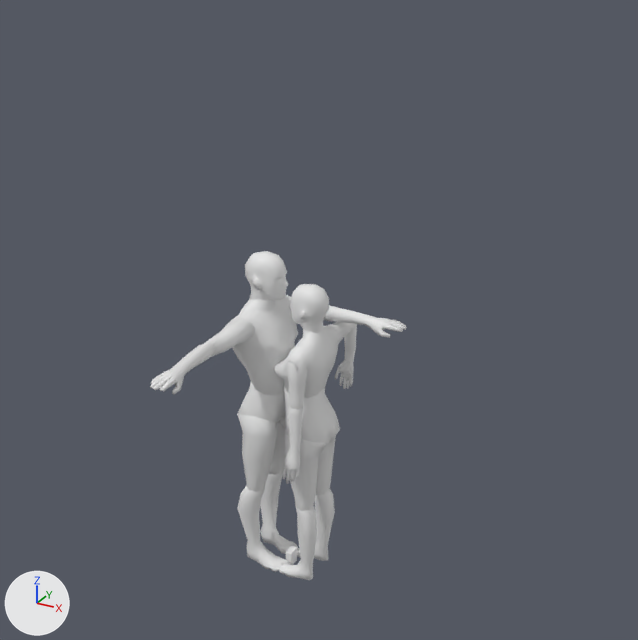
An edit to the Blender file Documents/standing_reference.blend, drawn before and after from the same camera.
Camera for both pictures: a 50 mm lens placed at (18.9, -31.7, 29.7), pointed at (1.5, 0.0, 13.9). Lighting does not change. The marker at lower left points along +X, +Y and +Z.

The first picture shows 'center', 'p1_head', 'p1_l_body', 'p1_left_l_arm', 'p1_left_u_arm', 'p1_right_arm', 'p1_right_l_arm', 'p1_right_l_leg', 'p1_right_u_leg', 'p1_u_body', 'p2_head', 'p2_l_body', 'p2_left_l_arm', 'p2_left_u_arm', 'p2_right_l_arm', 'p2_right_l_leg', 'p2_right_l_leg001', 'p2_right_u_arm', 'p2_u_body001'.
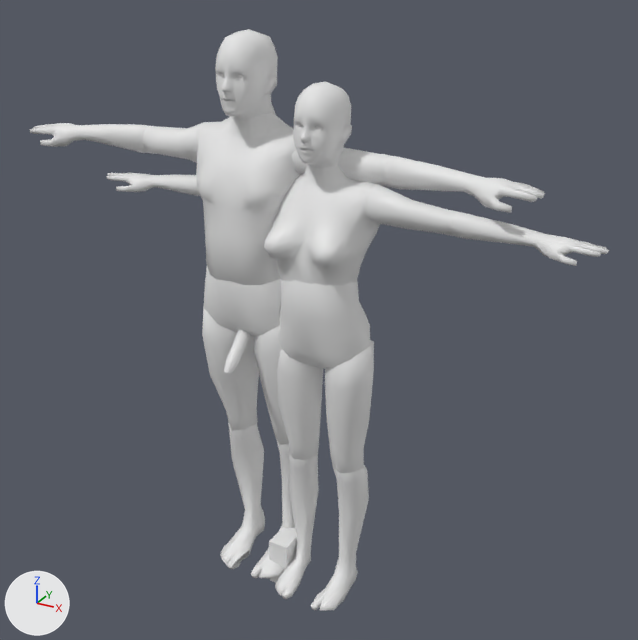
Diff of the bpy script that builds the scene:
```diff
--- a/Documents/standing_reference.blend.py
+++ b/Documents/standing_reference.blend.py
@@ me_centermesh @@
 # used by ob_center; location = (0.0, 0.1, 0.12); scale = (0.0254, 0.0254, 0.0254)
-me_centermesh.from_pydata(...)  # 8 vertices, 12 faces; spans x -13.0..0.0, y -11.4..11.4, z -15.5..15.5
+me_centermesh.from_pydata(...)  # 8 vertices, 6 faces; spans x -26.0..0.0, y -22.8..22.8, z -30.9..30.9
+# me_centermesh part 1: the whole mesh is rebuilt
@@ ob_center @@
 ob_center = bpy.data.objects.new('center', me_centermesh)
-ob_center.location = (0.0, 0.1, 0.12)
-ob_center.scale = (0.0254, 0.0254, 0.0254)
+ob_center.location = (0.11, 0.11, 0.15)
+ob_center.scale = (0.04, 0.04, 0.04)
@@ ob_p2_l_body @@
 ob_p2_l_body.location = (41.42, -1.118, 348.4)
-ob_p2_l_body.rotation_euler = (0.0, 0.0, -1.571)  # degrees (0, 0, -90)
@@ ob_p2_left_u_arm @@
 ob_p2_left_u_arm.location = (100.2, 18.61, 84.08)
-ob_p2_left_u_arm.rotation_euler = (0.0, 1.388, 0.0)  # degrees (0, 80, 0)
@@ ob_p2_right_u_arm @@
 ob_p2_right_u_arm.location = (-13.39, 18.61, 82.78)
-ob_p2_right_u_arm.rotation_euler = (-0.0495, 0.0, 0.0)  # degrees (-2.8, 0, 0)
@@ ob_p2_right_l_arm @@
 ob_p2_right_l_arm.location = (-87.83, -3.927, -7.616)
-ob_p2_right_l_arm.rotation_euler = (0.0, -1.543, 0.0)  # degrees (0, -88, 0)
@@ ob_p2_right_l_leg001 @@
-ob_p2_right_l_leg001 = bpy.data.objects.new('p2_right_l_leg001', me_p2_right_l_leg001mesh)
-ob_p2_right_l_leg001.parent = ob_p2_right_u_leg001
-ob_p2_right_l_leg001.location = (-0.435, 4.877, -151.0)
@@ ob_p1_l_body @@
 ob_p1_l_body.location = (-50.1, -0.265, 364.0)
-ob_p1_l_body.rotation_euler = (0.0, 0.0, 1.571)  # degrees (0, 0, 90)
@@ ob_p1_right_arm @@
 ob_p1_right_arm.location = (-114.3, 23.95, 119.6)
-ob_p1_right_arm.rotation_euler = (0.0189, 0.0293, 0.00434)  # degrees (1.1, 1.7, 0.2)
+ob_p1_right_arm.rotation_euler = (0.0154, 0.0, 0.00546)  # degrees (0.9, 0, 0.3)
@@ ob_p1_left_u_arm @@
 ob_p1_left_u_arm.location = (18.56, 23.95, 119.6)
-ob_p1_left_u_arm.rotation_euler = (0.0, 0.0, -1.444)  # degrees (0, 0, -83)
```

Boxes [x1, y1, x2, y2] around the edits, measured in the pictures (638 x 640 px):
'p1_u_body', moved, rescaled, turned
    before: [232, 296, 298, 396]
    after: [196, 113, 300, 285]
'p2_u_body001', moved, rescaled, turned
    before: [274, 326, 338, 398]
    after: [264, 150, 380, 286]
'p2_l_body', moved, rescaled, turned
    before: [284, 387, 340, 444]
    after: [278, 280, 370, 369]
'p1_head', moved, rescaled, turned
    before: [245, 251, 288, 300]
    after: [215, 29, 278, 119]
'p1_right_u_leg', moved, rescaled, turned
    before: [237, 414, 277, 492]
    after: [202, 308, 259, 431]
'p2_head', moved, rescaled, turned
    before: [290, 284, 329, 333]
    after: [293, 82, 352, 169]
'p1_left_l_arm', moved, rescaled, turned
    before: [324, 305, 407, 338]
    after: [384, 155, 545, 213]
'p2_left_u_leg', now drawn
    after: [325, 340, 374, 473]
'p1_l_body', moved, rescaled, turned
    before: [238, 382, 285, 423]
    after: [203, 267, 281, 337]
'p2_right_u_leg', moved, rescaled, turned
    before: [316, 427, 340, 495]
    after: [277, 349, 323, 460]
'p1_right_l_leg', moved, rescaled, turned
    before: [237, 485, 290, 572]
    after: [220, 423, 265, 570]
'p2_right_l_leg', moved, rescaled, turned
    before: [297, 489, 335, 561]
    after: [275, 455, 319, 599]
'p2_left_l_arm', moved, rescaled, turned
    before: [282, 407, 303, 484]
    after: [451, 211, 609, 266]
'p2_left_l_leg', now drawn
    after: [311, 465, 369, 610]
'p2_left_u_arm', moved, rescaled, turned
    before: [286, 355, 308, 410]
    after: [365, 184, 454, 236]
'p1_right_l_arm', moved, rescaled, turned
    before: [150, 340, 216, 394]
    after: [29, 123, 149, 153]
'p1_left_l_leg', moved, rescaled, turned
    before: [260, 473, 298, 556]
    after: [251, 439, 295, 578]
'p1_right_arm', moved, rescaled, turned
    before: [206, 317, 255, 357]
    after: [142, 122, 204, 163]
'p1_left_u_leg', moved, rescaled, turned
    before: [269, 422, 286, 475]
    after: [254, 326, 289, 445]
'p2_right_l_arm', moved, rescaled, turned
    before: [335, 324, 357, 389]
    after: [107, 173, 201, 196]
'p1_left_u_arm', moved, rescaled, turned
    before: [286, 295, 292, 310]
    after: [292, 147, 388, 186]
'p2_right_u_leg001', no longer drawn
    before: [285, 435, 327, 511]
'p2_right_l_leg001', deleted
    before: [279, 505, 317, 580]
'center', reshaped, moved, rescaled
    before: [286, 546, 297, 564]
    after: [269, 527, 297, 583]
'p1_penis', moved, rescaled, turned
    before: [278, 416, 285, 429]
    after: [224, 330, 250, 374]
'p2_right_u_arm', moved, rescaled, turned (not visible afterwards)
    before: [326, 322, 356, 344]
